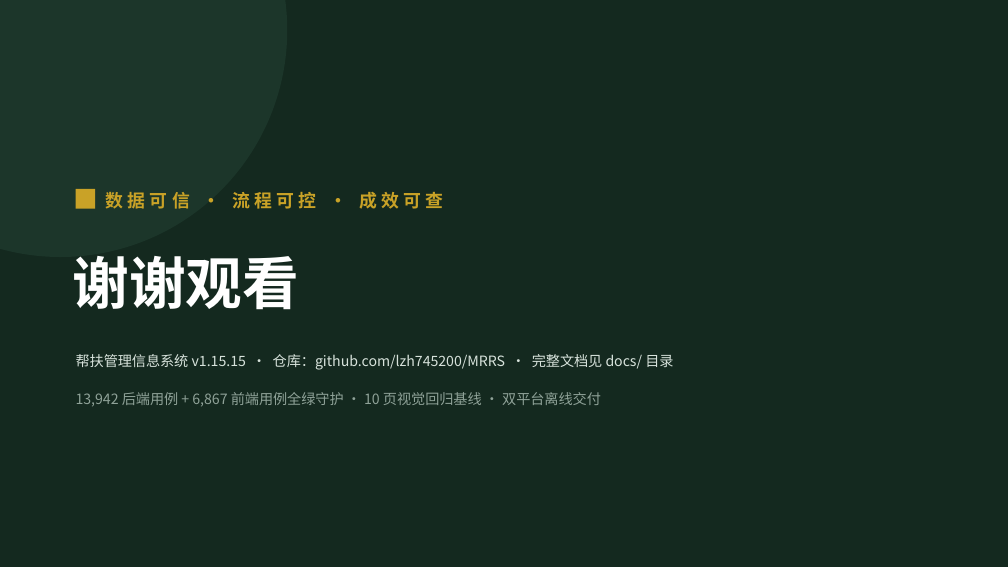
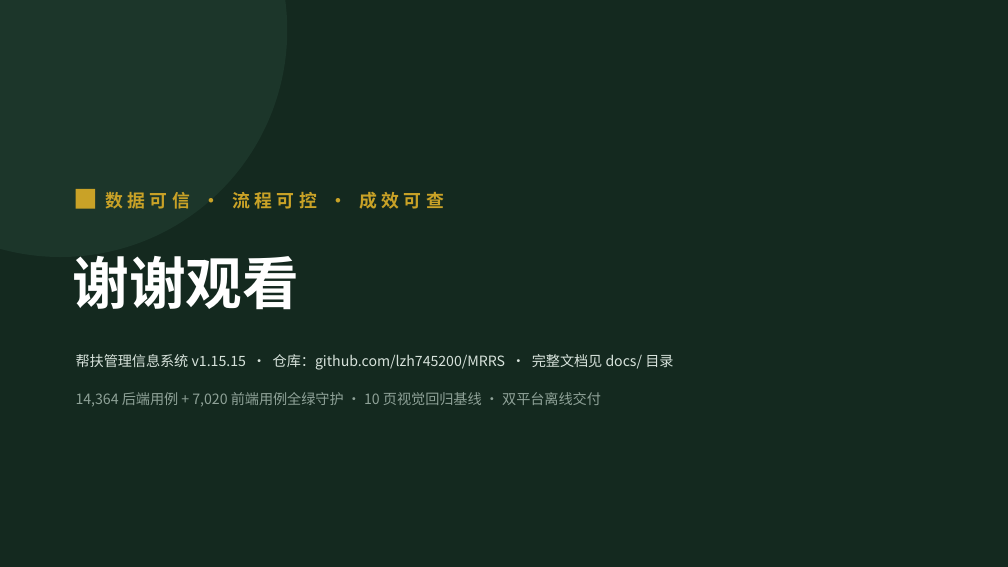
Before and after one commit to lzh745200/MRRS, a slide deck: slide 52 of docs/帮扶管理信息系统介绍.pptx. Drawn at 1008x567 pixels with LibreOffice and Linux fonts; fonts in the diff are those of the drawing. Boxes give left, top, right and bottom in pixels: in the first picture for what was removed or moved away, otherwise in the second. Text is boxed around its words. In the diff, an @@ line names an element or a change of style, - is before the commit and + after.

```diff
--- a/docs/帮扶管理信息系统介绍.pptx
+++ b/docs/帮扶管理信息系统介绍.pptx
@@ text at box(76, 392, 601, 407): text changed @@
-13,942 后端用例 + 6,867 前端用例全绿守护 · 10 页视觉回归基线 · 双平台离线交付
+14,364 后端用例 + 7,020 前端用例全绿守护 · 10 页视觉回归基线 · 双平台离线交付
```
Also in this commit, not shown: 45 other slides changed, 7 other files.
